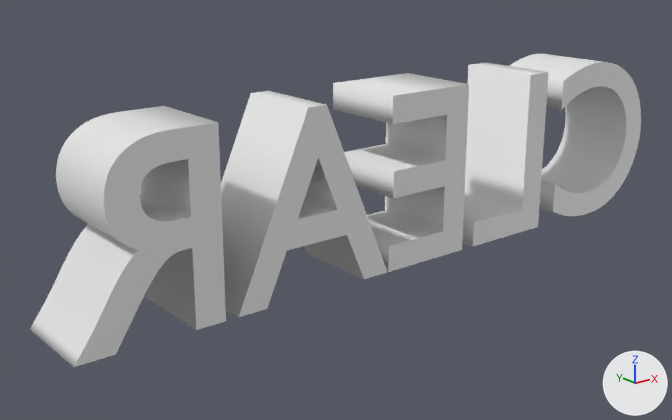
Renders of the OBJ model DirectXGame/Resources/clearFont/ClearFont.obj from each side of a commit.
Rendered twice from a 50 mm camera at (-13.18, -14.34, 5.5) aimed at (-1.29, 0.53, -0.45). Lighting does not change. The marker at lower right points along +X, +Y and +Z. The older version comes first. Where no turn or scale is listed for an object, it has been applied to the vertices.

The older version as bpy lines, for what is in view:
```python
me_テキスト_001 = bpy.data.meshes.new('テキスト.001')
me_テキスト_001.from_pydata(...)  # 442 vertices, 872 faces; spans x -7.9..7.5, y -0.9..0.9, z -1.5..2.2
ob_テキスト_001 = bpy.data.objects.new('テキスト.001', me_テキスト_001)
ob_テキスト_001.location = (0.0, 0.0, 0.0)
```
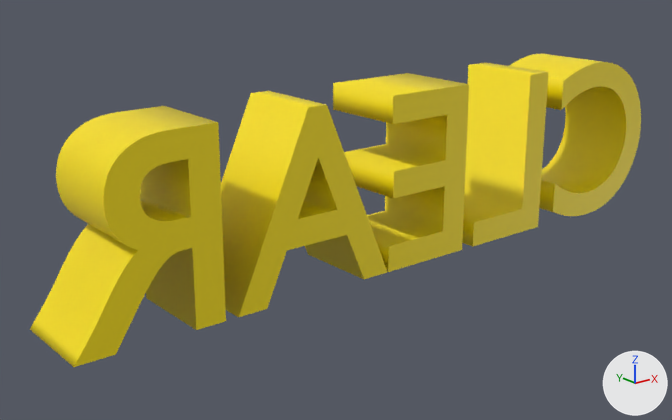
The change, as JSON lines over the scene's bpy script:
```json
{"op": "add", "block": "img_clear_png", "code": ["img_clear_png = load_image('Clear.png', 'Clear.png', 1024, 1024, 'sRGB')"]}
{"op": "add", "block": "mat_マテリアル", "code": ["mat_マテリアル = principled_material('マテリアル')", "mat_マテリアル.texture = img_clear_png"]}
{"block": "me_テキスト_001", "where": "me_テキスト_001.from_pydata(...)  # 442 vertices, 872 faces; spans x -7.9..7.5, y -0.9..0.9, z -1.5..2.2"}
{"op": "add", "block": "me_テキスト_001", "code": "me_テキスト_001.materials.append(mat_マテリアル)  # picture img_clear_png"}
```

Where the change shows, as pixel boxes [x1, y1, x2, y2] in the pictures (672 x 420 px):
```json
{"object": "テキスト.001", "change": "recoloured", "before": [30, 54, 641, 367], "after": [30, 54, 641, 367], "on screen": "white to yellow"}
```
